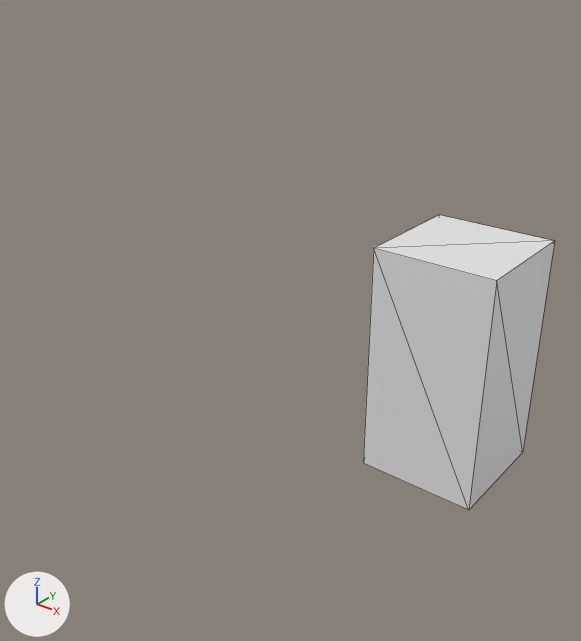
The glTF model public/models/apartment.glb: old version first, new version second.
Both versions are drawn from a 50 mm lens placed at (123.0, -256.0, 197.0), pointed at (-74.0, -9.0, 44.0). The axes (+X, +Y, +Z) are drawn at lower left. The lights are the same throughout. The first picture is the older version. Mesh edges are drawn as thin lines. Where no turn or scale is listed for an object, it has been applied to the vertices. Vertices at exactly the same position are counted once.

The older version as bpy lines, for what is in view:
```python
me_cube = bpy.data.meshes.new('Cube')
me_cube.from_pydata(...)  # a box spanning x -24.0..24.0, y -24.0..24.0, z 0.0..94.0
me_cube.materials.append(mat_material)  # white #e7e7e7
ob_cube = bpy.data.objects.new('Cube', me_cube)
ob_cube.location = (0.0, 0.0, 0.0)
```
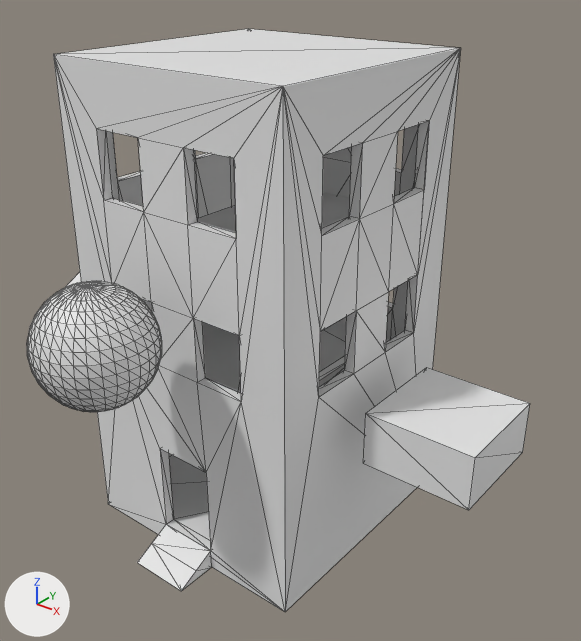
The newer file is also rescaled (x0.417), turned or shifted as a whole; pictures and numbers use the older file's frame.

Location of each change, [x1, y1, x2, y2] in pixels of the pictures (581 x 641 px):
'walls', added
    after: [53, 29, 461, 612]
'Cube', reshaped (13% narrower, 51% shorter)
    before: [363, 215, 555, 510]
    after: [363, 367, 530, 510]
'Sphere', added
    after: [27, 281, 162, 412]
'stairway1', added
    after: [202, 322, 390, 393]
'ramp', added
    after: [137, 524, 212, 591]
'stairway2', added
    after: [197, 193, 350, 233]
'Cube.001', added (mostly hidden)
    after: [65, 272, 81, 288]

Diff of the bpy script that builds the scene:
```diff
--- a/public/models/apartment.glb.py
+++ b/public/models/apartment.glb.py
@@ mat_material_002 @@
+mat_material_002 = principled_material('Material.002')
+mat_material_002.base_color = (0.8, 0.8, 0.8)  # white #e7e7e7
@@ mat_material_006 @@
+mat_material_006 = principled_material('Material.006')
+mat_material_006.base_color = (0.8, 0.8, 0.8)  # white #e7e7e7
@@ me_cube @@
 # used by ob_cube; location = (0.0, 0.0, 0.0)
-me_cube.from_pydata(...)  # 8 vertices, 12 faces; spans x -24.0..24.0, y -24.0..24.0, z 0.0..94.0
-me_cube.materials.append(mat_material)  # white #e7e7e7
+me_cube.from_pydata(...)  # 8 vertices, 12 faces; spans x -24.0..24.0, y -24.0..24.0, z 0.0..24.0
+# me_cube part 1
+# 4 vertices are removed from x -24.0..24.0, y -24.0..24.0, z 94.0
+# 10 faces are deleted
+# 4 vertices are added at (-24.0, -24.0, 24.0), (-24.0, 24.0, 24.0), (24.0, -24.0, 24.0), (24.0, 24.0, 24.0)
+# 10 new faces join them
+me_cube.materials.append(mat_material_002)  # white #e7e7e7
@@ me_cube_001 @@
+me_cube_001.from_pydata([(-74.9, -34.6, 62.6), (-118.4, -33.3, 82.8), (-88.6, -1.0, 31.1), (-132.1, 0.2, 51.4), (-59.9, -0.2, 92.6), (-103.4, 1.0, 112.9), (-73.6, 33.3, 61.2), (-117.1, 34.6, 81.4)], [], [(0, 1, 3), (0, 3, 2), (2, 3, 7), (2, 7, 6), (6, 7, 5), (6, 5, 4), (4, 5, 1), (4, 1, 0), (2, 6, 4), (2, 4, 0), (7, 3, 1), (7, 1, 5)])
+me_cube_001.materials.append(mat_material_002)  # white #e7e7e7
@@ me_sphere @@
+me_sphere.from_pydata(...)  # a UV sphere (32 segments, 16 rings, poles along z) spanning x -24.0..24.0, y -120.0..-72.0, z 96.0..144.0
+me_sphere.materials.append(mat_material_002)  # white #e7e7e7
@@ me_cube_021 @@
+me_cube_021.from_pydata([(-14.4, -76.8, -4.8), (-14.4, -67.2, 0.0), (-14.4, -57.6, -4.8), (-14.4, -57.6, 4.8), (14.4, -76.8, -4.8), (14.4, -67.2, 0.0), (14.4, -57.6, -4.8), (14.4, -57.6, 4.8)], [], [(0, 1, 3), (0, 3, 2), (2, 3, 7), (2, 7, 6), (6, 7, 5), (6, 5, 4), (4, 5, 1), (4, 1, 0), (2, 6, 4), (2, 4, 0), (7, 3, 1), (7, 1, 5)])
@@ me_cube_008 @@
+me_cube_008.from_pydata(...)  # 16 vertices, 28 faces; spans x -54.7..54.7, y -54.7..54.7, z 72.0..141.6
+me_cube_008.materials.append(mat_material_006)  # white #e7e7e7
@@ me_cube_004 @@
+me_cube_004.from_pydata(...)  # 168 vertices, 404 faces; spans x -58.0..58.0, y -58.0..58.0, z -5.0..214.0
+me_cube_004.materials.append(mat_material_002)  # white #e7e7e7
@@ me_cube_002 @@
+me_cube_002.from_pydata(...)  # 16 vertices, 28 faces; spans x -54.7..54.7, y -54.7..54.7, z 4.8..74.4
+me_cube_002.materials.append(mat_material)  # white #e7e7e7
@@ ob_cube_001 @@
+ob_cube_001 = bpy.data.objects.new('Cube.001', me_cube_001)
+ob_cube_001.location = (-96.0, 0.0, -60.0)
@@ ob_sphere @@
+ob_sphere = bpy.data.objects.new('Sphere', me_sphere)
+ob_sphere.location = (-96.0, 0.0, -60.0)
@@ ob_ramp @@
+ob_ramp = bpy.data.objects.new('ramp', me_cube_021)
+ob_ramp.location = (-96.0, 0.0, -60.0)
@@ ob_stairway2 @@
+ob_stairway2 = bpy.data.objects.new('stairway2', me_cube_008)
+ob_stairway2.location = (-96.0, 0.0, -60.0)
@@ ob_walls @@
+ob_walls = bpy.data.objects.new('walls', me_cube_004)
+ob_walls.location = (-96.0, 0.0, -60.0)
@@ ob_stairway1 @@
+ob_stairway1 = bpy.data.objects.new('stairway1', me_cube_002)
+ob_stairway1.location = (-96.0, 0.0, -60.0)
```
